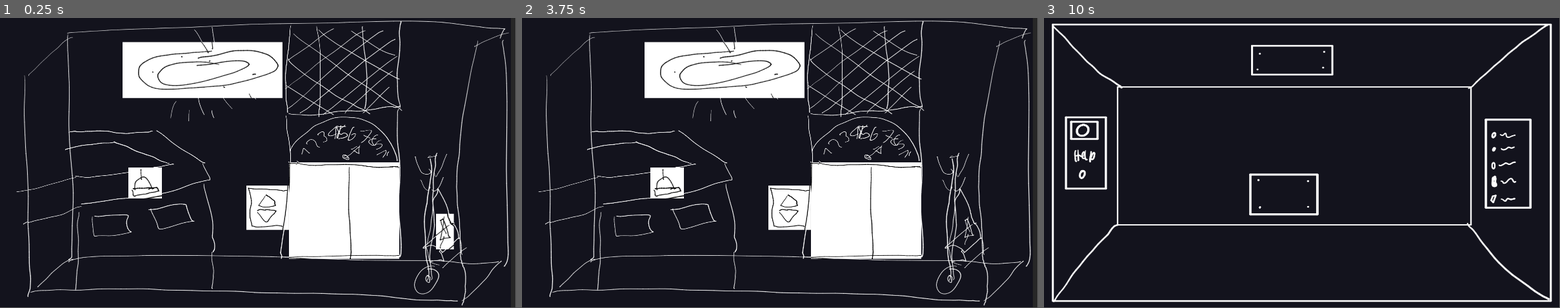
Above: before the commit, frames 1-3 (left to right).
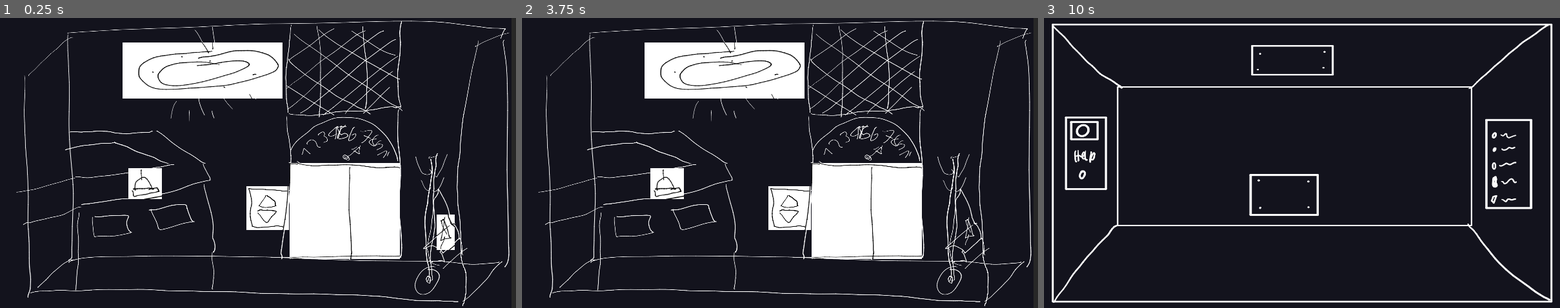
Above: after the commit, the same moments.

Repository: chippmann/dampfmechanische-einstellung
Game: Godot game, scene res://stages/00_Prologue.tscn
Same seed, same stepped clock (60 frames per second), same inputs: the game is played once before the commit and once after it. The engine's default icon, where the game draws it, is replaced by a stand-in: a white triangle on a blue panel in a dark square. Sound files missing from this copy of the repository are replaced by a short silence.
Inputs (mouse positions are in pixels of both pictures, inside the frame that each line leads up to):
- Up to frame 1 (0.25 s): no input
- Up to frame 2 (3.75 s): click (723, 70) at 0.5 s; click (666, 183) at 1.25 s; click (790, 206) at 2 s; click (867, 209) at 2.75 s; click (965, 232) at 3.5 s
- Up to frame 3 (10 s): click (1245, 70) at 4.25 s; click (1188, 183) at 5 s; click (1312, 206) at 5.75 s; click (1389, 209) at 6.5 s; click (1245, 70) at 7.25 s; click (1188, 183) at 8 s; click (1312, 206) at 8.75 s; click (1389, 209) at 9.5 s
In our replay, the window is 799x449 before the commit and 800x450 after it. These sizes can differ from the game's own. Grey fills any space a smaller window leaves; there, only what the larger window draws over its background counts as a difference.

The runs differ from the first frame. In frame 1, 6.7% of the frame differs, in the area x 3-99%, y 0-100%; in frame 2, 6.6%; in frame 3, 3.7%.

Commit message:
fix aspect ratio

Diff:
--- a/project.godot
+++ b/project.godot
@@ -88,6 +88,10 @@
 
 window/size/width=1920
 window/size/height=1080
+window/size/resizable=false
+window/size/borderless=true
+window/stretch/mode="2d"
+window/stretch/aspect="keep"
 
 [gui]
 
